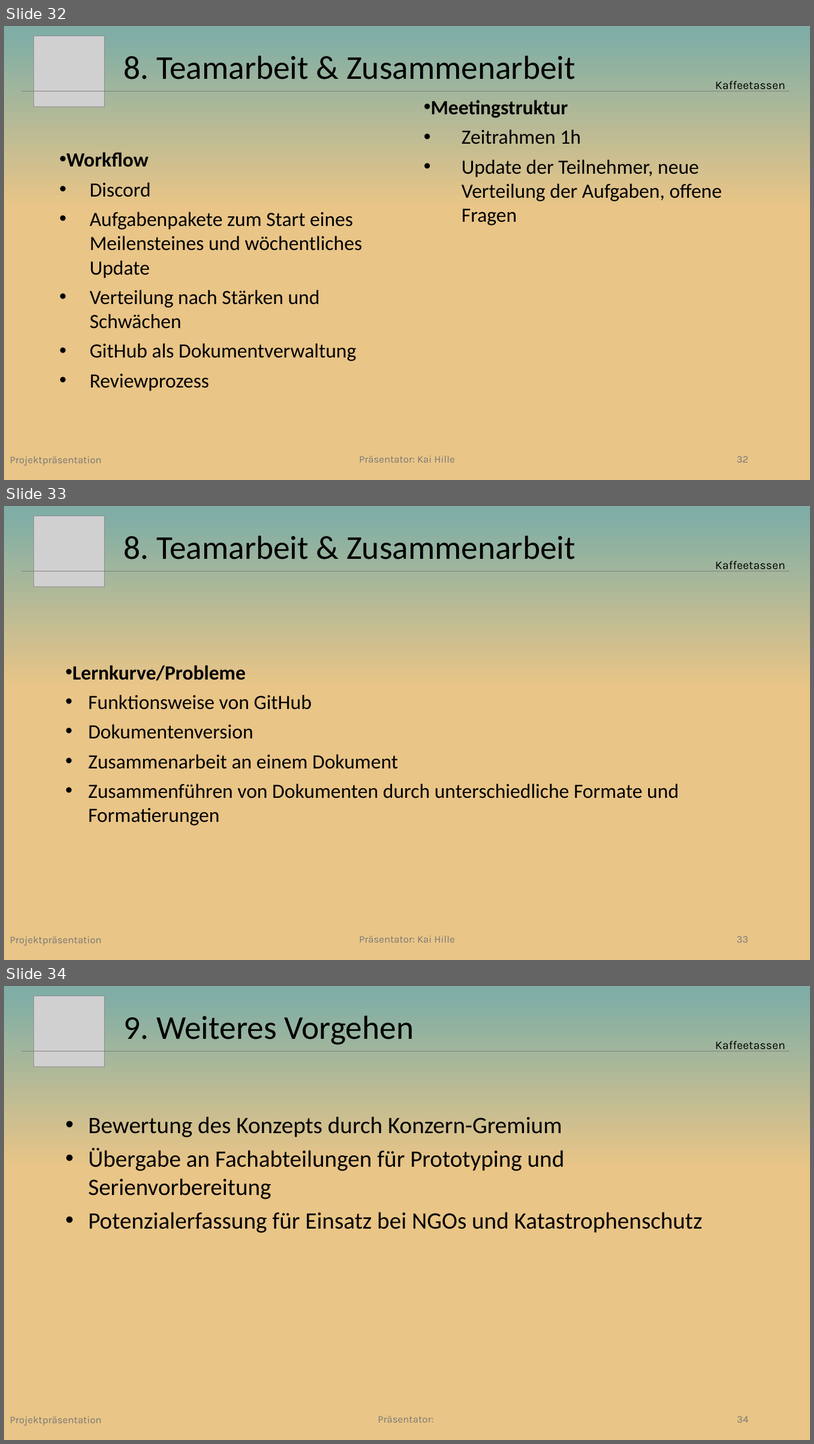
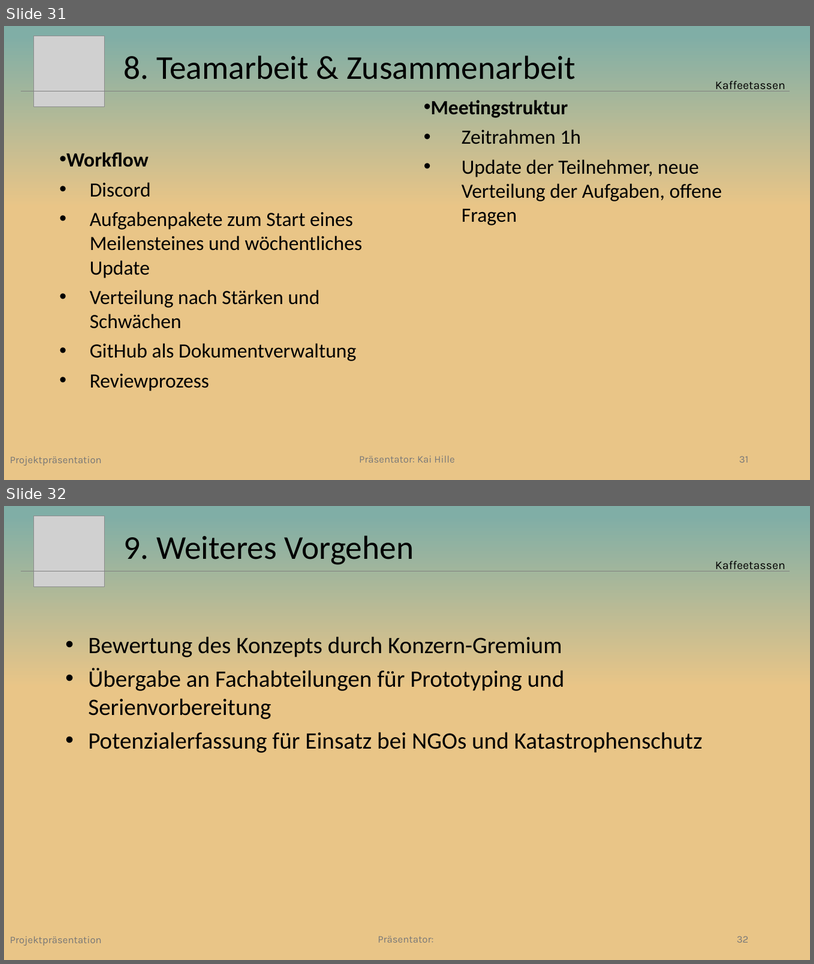
Before and after one commit to Beatlex/KaffeeContainer, a slide deck: Projektpräsentation/Powerpoint/Projektpräsentation V8m.pptx. Shown one above the other, each under a label of ours: slides 32, 33 and 34 before the commit, slides 31 and 32 after it. The pictures are 814x1444 and 814x964 pixels, drawn with LibreOffice and Linux fonts; fonts in the diff are those of the drawing; grey boxes stand for pictures. Boxes give left, top, right and bottom in pixels: in the first picture for what was removed or moved away, otherwise in the second. Text is boxed around its words. In the diff, an @@ line names an element or a change of style, - is before the commit and + after.

```diff
--- a/Projektpräsentation/Powerpoint/Projektpräsentation V8m.pptx
+++ b/Projektpräsentation/Powerpoint/Projektpräsentation V8m.pptx
@@ slide 33 removed at (4, 506, 810, 960), background gradient #80AEA6 to #E9C587 @@
@@ picture removed at (33, 516, 104, 587) @@
@@ title removed at (123, 535, 576, 559) @@
-8. Teamarbeit & Zusammenarbeit
@@ line removed from (21, 571) to (790, 571) @@
@@ text removed at (716, 561, 786, 571) @@
-Kaffeetassen
@@ text removed at (72, 665, 679, 825) @@
-• Lernkurve/Probleme
-• Funktionsweise von GitHub
-• Dokumentenversion
-• Zusammenarbeit an einem Dokument
-• Zusammenführen von Dokumenten durch unterschiedliche Formate und Formatierungen
@@ text removed at (10, 936, 102, 945) @@
-Projektpräsentation
@@ text removed at (359, 935, 455, 942) @@
-Präsentator: Kai Hille
@@ page number removed at (737, 936, 749, 942) @@
-33
@@ what was slide 32 is now slide 31 @@
@@ page number at (740, 456, 749, 462): text changed @@
-32
+31
@@ what was slide 34 is now slide 32 @@
@@ page number at (737, 936, 749, 942): text changed @@
-34
+32
```
Also in this commit, not shown: 9 slides changed, 1 other slide removed.
